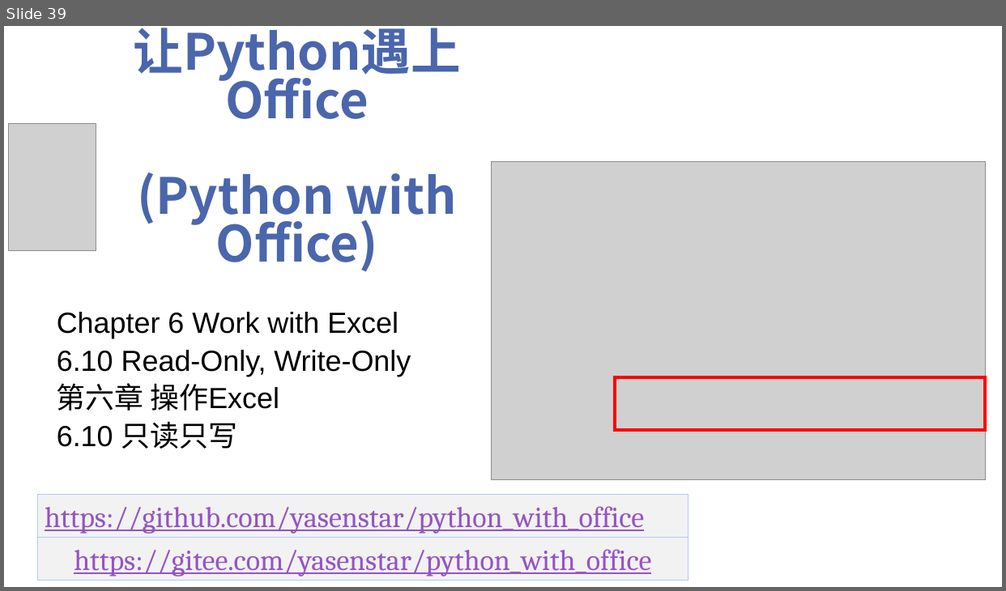
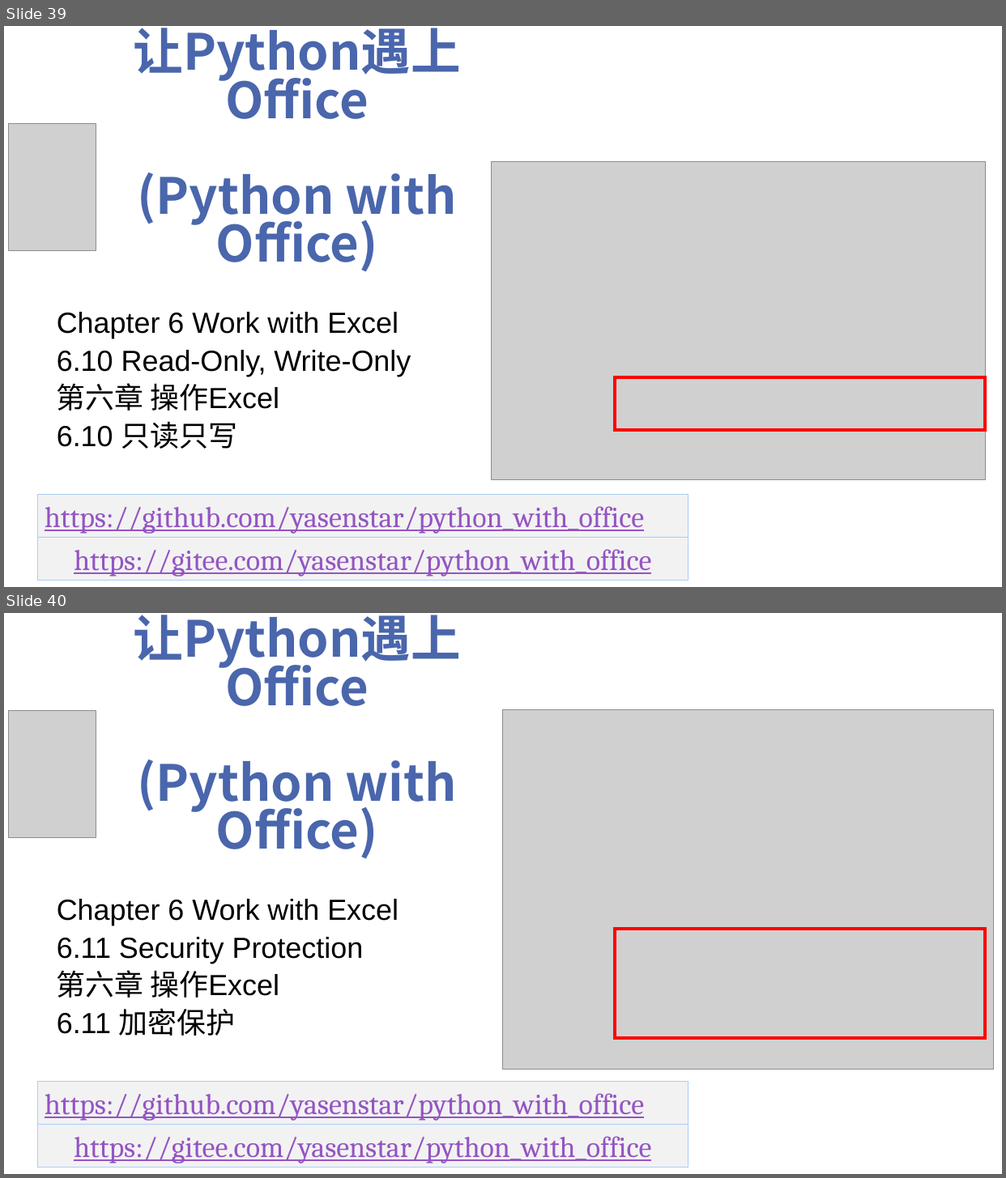
Before and after one commit to yasenstar/python_with_office, a slide deck: Python-with-Office-Video_Covers.pptx. Shown one above the other, each under a label of ours: slide 39 before the commit, slides 39 and 40 after it. The pictures are 1006x591 and 1006x1178 pixels, drawn with LibreOffice and Linux fonts; fonts in the diff are those of the drawing; grey boxes stand for pictures; background and template pictures are left out. Boxes give left, top, right and bottom in pixels: in the first picture for what was removed or moved away, otherwise in the second. Text is boxed around its words. In the diff, an @@ line names an element or a change of style, - is before the commit and + after.

Commit message:
add 6-11 protect Excel

```diff
--- a/Python-with-Office-Video_Covers.pptx
+++ b/Python-with-Office-Video_Covers.pptx
@@ slide 40 added at [4, 613, 1002, 1174], background picture (left out) @@
@@ title added at [133, 615, 461, 859], 48 pt, text #4A66AC, bold @@
+让Python遇上Office
+(Python with Office)
@@ picture added at [9, 710, 96, 837] @@
@@ picture added at [503, 710, 993, 1071] @@
@@ subtitle added at [57, 899, 398, 1036], 28 pt, text #000000 @@
+Chapter 6 Work with Excel
+6.11 Security Protection
+第六章 操作Excel
+6.11 加密保护
@@ rectangle added at [615, 929, 986, 1038], outline #FF0000 3 pt @@
@@ rectangle added at [37, 1082, 688, 1124], fill #F2F2F2, outline #ACCBF9 0.75 pt, 28 pt, text #9454C3, underline @@
+https://github.com/yasenstar/python_with_office
@@ rectangle added at [37, 1124, 688, 1167], fill #F2F2F2, outline #ACCBF9 0.75 pt, 28 pt, text #9454C3, underline @@
+https://gitee.com/yasenstar/python_with_office
```
Also in this commit, not shown: 10 other files.
